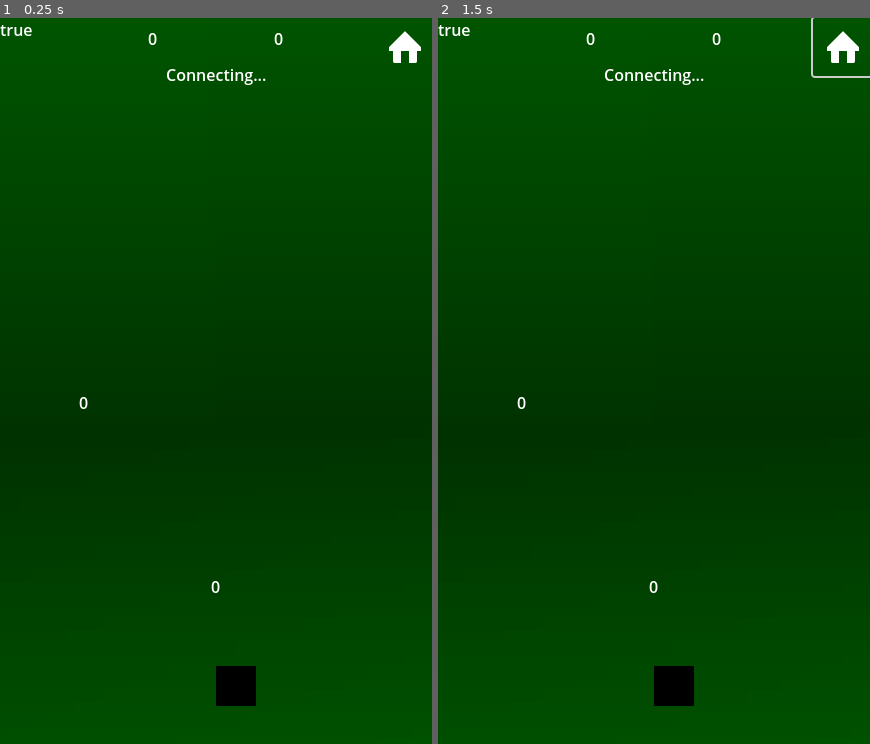
Above: before the commit, frames 1-2 (left to right).
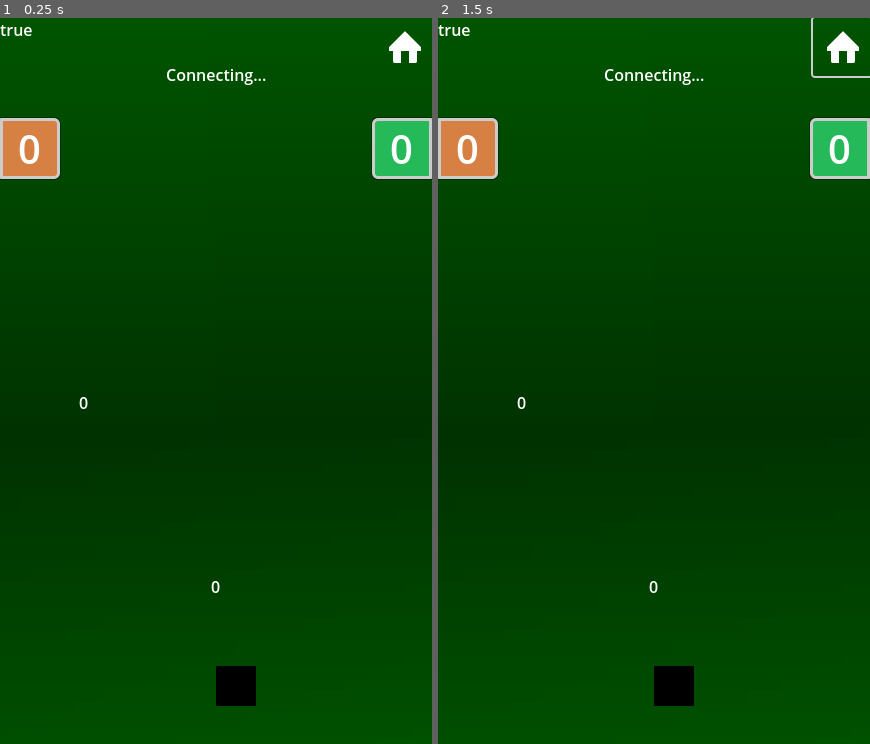
Above: after the commit, the same moments.

Repository: arian-nj/oldtix
Game: Godot game, scene res://GameContent/Scenes/Game/Hokm4/GameHokm4.tscn
Same seed, same stepped clock (60 frames per second), same inputs: the game is played once before the commit and once after it. This scene is started directly instead of the project's main scene.
Inputs (mouse positions are in pixels of both pictures, inside the frame that each line leads up to):
- Up to frame 1 (0.25 s): no input
- Up to frame 2 (1.5 s): click (844, 47) at 0.5 s; click (844, 47) at 1.25 s

The runs differ from the first frame. In frame 1, 2.4% of the frame differs, in the area x 0-100%, y 2-23%; in frame 2, 2.4%.
Error before the commit: Invalid access to property or key 'Auth_Token' on a base object of type 'Nil'. (res://GameContent/Netw/KatanaSocket.gd:21)
Error after the commit: Invalid access to property or key 'Auth_Token' on a base object of type 'Nil'. (res://GameContent/Netw/KatanaSocket.gd:43)

Commit message:
fix card draw bugs

Diff:
--- a/game/GameContent/Netw/KatanaSocket.gd
+++ b/game/GameContent/Netw/KatanaSocket.gd
@@ -1,12 +1,23 @@
 class_name KatanaSocket extends Node
 
 signal new_event(e:KEvent.Event)
+var pause :bool = true
+
+var events_queue:Array[KEvent.Event] = []
+
 # func _on_new_event(e:KEvent.Event)->void:
 # 	pass
 
 # WebSocket instance
 var socket:WebSocketPeer = WebSocketPeer.new()
 
+func hold_events()->void:
+	pause = true
+
+func open_events()->void:
+	pause = false
+	for e:KEvent.Event in events_queue:
+		_handle_event(e)
 
 # Sends an event through the WebSocket
 func send_event(event_type: String, event_data: String="") -> void:
@@ -14,6 +25,17 @@
 	event.type = event_type
 	event.data = event_data
 	socket.send_text(event.to_json())
+
+
+# Handles incoming events (to be extended)
+func _handle_event(event: KEvent.Event) -> void:
+	# print(event.type + " -- "+ KAccount._instance.MyAccount.username  + " -- " + event.data)
+	# print(" ")
+	if pause == true:
+		events_queue.append(event)
+	else:
+		new_event.emit(event)
+
 
 # Initializes the WebSocket connection
 func _ready() -> void:
@@ -51,12 +73,6 @@
 		else:
 			_handle_event(event)
 
-# Handles incoming events (to be extended)
-func _handle_event(event: KEvent.Event) -> void:
-	print(event.type + " -- " + event.data)
-	print(" ")
-	new_event.emit(event)
-
 # Handles the closed state
 func _handle_closed_state() -> void:
 	var code:int = socket.get_close_code()
@@ -68,7 +84,7 @@
 	if node_parent is SceneLevel:
 		var scene_parent:SceneLevel = node_parent
 		await  get_tree().create_timer(1).timeout
-		scene_parent.manager_change_scene.emit(SceneManger.Levels.MainMenu)
+		scene_parent.manager_change_scene.emit(SceneManager.Levels.MainMenu)
 
 func _notification(what: int) -> void:
 	if what == NOTIFICATION_APPLICATION_FOCUS_OUT:
--- a/game/GameContent/Scenes/Game/Card/card.gd
+++ b/game/GameContent/Scenes/Game/Card/card.gd
@@ -97,7 +97,6 @@
 	# pivot_offset = Vector2(0.0,0.0)
 
 func _on_button_down() -> void:
-	in_hand = false
 	start_choosed_pos = global_position
 	local_pos_on_press = self.get_local_mouse_position()
 	var old_z_index:int = self.z_index
--- a/game/GameContent/Scenes/Game/Card/drawn_cards.gd
+++ b/game/GameContent/Scenes/Game/Card/drawn_cards.gd
@@ -19,34 +19,74 @@
 @export var flip_card_dur:float = .075
 @export var two_card_dur:float = .075
 
+
 var cards:Array[Card] = []
 var tween:Tween
 var drawn:bool
 
 var isDrawn:bool = true
 
+
+
 @export var IsDrawnLabel: Label
 func _process(_delta: float) -> void:
 	IsDrawnLabel.text = str(isDrawn)
 
+var draw_queue :Array[Callable] = []
+
+@onready var timer := Timer.new()
+
 func _ready() -> void:
 	get_window().size_changed.connect(draw_cards)
+	timer.wait_time = .1
+	timer.timeout.connect(run_actions)
+	add_child(timer)
+	timer.start()
+
+
+func run_actions()->void:
+	# print("running action")
+	timer.timeout.disconnect(run_actions)
+	while draw_queue.size() > 0:
+		var action:Callable = draw_queue.pop_front()
+		# print("action => ",action)
+		action.call()
+	timer.timeout.connect(run_actions)
 
 func clear_cards()->void:
+	push_callback(
+		_clear_cards.bind()
+	)
+
+func _clear_cards()->void:
 	for c:Card in cards:
 		c.queue_free()
 	cards = []
 
+
+func remove_one_card(card:Card) -> void:
+	push_callback(
+		card.queue_free.bind()
+	)
+	push_callback(
+		draw_cards.bind()
+	)
+
+func push_callback(c:Callable)->void:
+	draw_queue.push_back(c)
+
+
 func new_cards_event(e:KEvent.Event)->void:
+	push_callback(_new_cards_event.bind(e))
+
+
+func _new_cards_event(e:KEvent.Event)->void:
 	var json_data:Variant = JSON.parse_string(e.data)
 	var cards_json:Variant = json_data["cards"]
 	for card_json:Variant in cards_json:
 		create_card(card_json["suit"],card_json["value"])
-	if tween and tween.is_running():
-		await tween.finished
-	while isDrawn == false:
-		await get_tree().create_timer(.1).timeout
-	draw_cards(from_middle.global_position)
+	draw_cards()
+	print("cards size is : ",cards.size())
 
 
 func create_card(suite:CardData.CardSuites,value:int)->void:
@@ -54,30 +94,28 @@
 	c.card_data = CardData.new()
 	c.card_data.suit = suite
 	c.card_data.value = value
+
 	add_child(c)
 	cards.append(c)
+
 	c.card_played.connect(_card_played)
 	c.not_inplace.connect(draw_cards)
-	# c.card_unplayed.connect(_card_unplayed)
-	# c.button_up.connect(func()->void:
-	# 	draw_cards()
-	# )
-
-# func _card_unplayed(card:Card)->void:
-# 	if card.in_hand:
-# 		print("undrawn ",isDrawn)
-# 		cards.append(card)
-# 		draw_cards.call_deferred()
-
-func draw_cards(from_pos: Vector2 = Vector2.ZERO) -> void:
+
+
+# func draw_cards(from_pos: Vector2 = Vector2.ZERO) -> void:
+func draw_cards() -> void:
+	push_callback(
+		_draw_cards.bind()
+	)
+
+func _draw_cards(_from_pos:= Vector2.ZERO) -> void:
 	if cards.is_empty():
 		return
 
 	isDrawn = false
 	sort_cards()
 
-	# Kill any running tween and create a new one with easing settings.
-	if tween and tween.is_running():
+	if tween and tween.is_running(): # Kill any running tween and create a new one with easing settings.
 		tween.kill()
 	tween = create_tween().set_ease(Tween.EASE_IN_OUT).set_trans(Tween.TRANS_CUBIC)
 
@@ -85,7 +123,7 @@
 	var deck_x_length: float = card_offset_x * cards.size() + cards[0].size.x
 	var x_offset: float = deck_x_length / 2.0
 
-	var notSortedCounter: int = 0
+	var newCardsCounter: int = 0
 
 	for i in range(cards.size()):
 		var card: Card = cards[i]
@@ -94,11 +132,6 @@
 		remove_child(card)
 		add_child(card)
 
-		# If drawing from the middle and the card isn't already in hand,
-		# set its starting position.
-		if from_pos == from_middle.global_position and not card.in_hand:
-			card.global_position = from_pos - card.size
-
 		# Compute the final position for this card.
 		var final_pos: Vector2 = _calculate_final_position(i, card, x_offset)
 
@@ -108,16 +141,16 @@
 
 		# If the card is new to the hand, animate it in with a delay.
 		if not card.in_hand:
-			delay = notSortedCounter * two_card_movment_dur
+			card.in_hand = true
+
+			card.global_position = from_middle.global_position - card.size
+			delay = newCardsCounter * two_card_movment_dur
+
 			# Capture the current counter value for the tween callback.
-			var currentCounter: int = notSortedCounter
-			notSortedCounter += 1
-
-			if from_pos == from_middle.global_position:
-				tween.finished.connect(func() -> void:
-					card.prespective3DShader.flip_y(flip_card_dur, currentCounter * two_card_dur, card.load_assets)
-				)
-			card.in_hand = true
+			var currentCounter: int = newCardsCounter
+			newCardsCounter += 1
+
+			card.prespective3DShader.flip_y(flip_card_dur, currentCounter * two_card_dur, card.load_assets)
 			tween.parallel().tween_property(card, "global_position", final_pos, movementDuration).set_delay(delay)
 
 		# If the card is already in hand and its final position has changed…
@@ -136,9 +169,9 @@
 # Helper function to calculate a card's final position.
 func _calculate_final_position(index: int, card: Card, x_offset: float) -> Vector2:
 	var pos: Vector2 = Vector2(card_offset_x * index, 0.0)
-	pos.y -= card.size.y / 2.0  # Center vertically.
-	pos.x -= x_offset       # Center horizontally.
-	pos += hand.global_position
+	pos.y -= card.size.y / 2.0 # Center the card vertically.
+	pos.x -= x_offset # Center horizontally.
+	pos += hand.global_position # Offset by the hand's global position.
 	return pos
 
 
@@ -149,7 +182,7 @@
 	in_deck_suites = []
 
 	for card:Card in cards:
-		if in_deck_suites.has(card.card_data.suit) == false:
+		if not in_deck_suites.has(card.card_data.suit):
 			in_deck_suites.append(card.card_data.suit)
 
 	if len(cards) <= 2:
@@ -207,9 +240,3 @@
 				sorted_array.append(black_suits[i])
 
 	return sorted_array
-
-
-
-
-func _on_re_draw_button_pressed() -> void:
-	draw_cards()
--- a/game/GameContent/Scenes/Game/Hokm4/GameHokm4.tscn
+++ b/game/GameContent/Scenes/Game/Hokm4/GameHokm4.tscn
@@ -27,6 +27,26 @@
 
 [sub_resource type="RectangleShape2D" id="RectangleShape2D_q6toe"]
 size = Vector2(94, 137)
+
+[sub_resource type="StyleBoxFlat" id="StyleBoxFlat_cf8qb"]
+bg_color = Color(0.145098, 0.72549, 0.352941, 1)
+border_width_left = 3
+border_width_top = 3
+border_width_right = 3
+border_width_bottom = 3
+corner_radius_top_left = 5
+corner_radius_bottom_left = 5
+shadow_size = 1
+
+[sub_resource type="StyleBoxFlat" id="StyleBoxFlat_dqa0s"]
+bg_color = Color(0.839107, 0.506758, 0.26099, 1)
+border_width_left = 3
+border_width_top = 3
+border_width_right = 3
+border_width_bottom = 3
+corner_radius_top_right = 5
+corner_radius_bottom_right = 5
+shadow_size = 1
 
 [node name="Hokm4Player" type="Control"]
 layout_mode = 3
@@ -169,43 +189,52 @@
 
 [node name="TrickScore" type="Control" parent="Table" node_paths=PackedStringArray("MyTeamLabel", "OtherTeamLabel", "table")]
 layout_mode = 1
-anchors_preset = 5
-anchor_left = 0.5
-anchor_right = 0.5
-offset_left = -83.0
-offset_right = 83.0
-offset_bottom = 40.0
-grow_horizontal = 2
+anchors_preset = 15
+anchor_right = 1.0
+anchor_bottom = 1.0
+grow_horizontal = 2
+grow_vertical = 2
+mouse_filter = 2
 script = ExtResource("6_do6i4")
-MyTeamLabel = NodePath("MyTeamLabel")
-OtherTeamLabel = NodePath("OtherTeamLabel")
+MyTeamLabel = NodePath("PanelContainer3/MyTeamLabel")
+OtherTeamLabel = NodePath("PanelContainer2/OtherTeamLabel")
 table = NodePath("..")
 
-[node name="MyTeamLabel" type="Label" parent="Table/TrickScore"]
+[node name="PanelContainer3" type="PanelContainer" parent="Table/TrickScore"]
 layout_mode = 1
 anchors_preset = 6
 anchor_left = 1.0
 anchor_top = 0.5
 anchor_right = 1.0
 anchor_bottom = 0.5
-offset_left = -40.0
-offset_top = -11.5
-offset_bottom = 11.5
+offset_left = -60.0
+offset_top = -284.0
+offset_bottom = -224.0
 grow_horizontal = 0
 grow_vertical = 2
+theme_override_styles/panel = SubResource("StyleBoxFlat_cf8qb")
+
+[node name="MyTeamLabel" type="Label" parent="Table/TrickScore/PanelContainer3"]
+layout_mode = 2
+theme_override_font_sizes/font_size = 40
 text = "0"
 horizontal_alignment = 1
 vertical_alignment = 1
 
-[node name="OtherTeamLabel" type="Label" parent="Table/TrickScore"]
+[node name="PanelContainer2" type="PanelContainer" parent="Table/TrickScore"]
 layout_mode = 1
 anchors_preset = 4
 anchor_top = 0.5
 anchor_bottom = 0.5
-offset_top = -11.5
-offset_right = 40.0
-offset_bottom = 11.5
-grow_vertical = 2
+offset_top = -284.0
+offset_right = 60.0
+offset_bottom = -223.0
+grow_vertical = 2
+theme_override_styles/panel = SubResource("StyleBoxFlat_dqa0s")
+
+[node name="OtherTeamLabel" type="Label" parent="Table/TrickScore/PanelContainer2"]
+layout_mode = 2
+theme_override_font_sizes/font_size = 40
 text = "0"
 horizontal_alignment = 1
 vertical_alignment = 1
--- a/game/GameContent/Scenes/Game/Hokm4/States/ChooseHokm.gd
+++ b/game/GameContent/Scenes/Game/Hokm4/States/ChooseHokm.gd
@@ -13,6 +13,7 @@
 	got_cards_time = 0
 	status_label.text = "Choose Hokm"
 	ws.new_event.connect(_on_new_event)
+	ws.open_events()
 
 	var hakem_player := table.game_data.players[table.game_data.current_trick.hakem_index]
 	# print("my account ",KAccount.MyAccount.id," hakem account id ",hakem_player.UserId)
@@ -31,6 +32,7 @@
 		if got_cards_time == 3:
 			Transition.emit(self,"game_turn")
 
+
 	elif e.type == KEvent.TYPE_GAME_DATA:
 		table.parse_game_data(e.data)
 		status_label.text = "Hokm Choosed"
@@ -41,6 +43,6 @@
 
 
 
-# only runs if
+# only runs if hakem panel is shown and hakem choosed hokm
 func _on_hokm_choosed(Hokm:CardData.CardSuites)->void:
 	ws.send_event(KEvent.TYPE_HOKM_CHOOSED,str(Hokm))
--- a/game/GameContent/Scenes/Game/Hokm4/States/MatchMaking.gd
+++ b/game/GameContent/Scenes/Game/Hokm4/States/MatchMaking.gd
@@ -8,12 +8,14 @@
 func Enter()->void:
 	status_label.text = "looking for opponent"
 	ws.new_event.connect(_on_new_event)
+	ws.open_events()
 	ws.send_event(KEvent.TYPE_MAKE_MATCH,"me")
 
 func _on_new_event(e:KEvent.Event)->void:
 	if e.type == KEvent.TYPE_MATCH_FOUND:
 		table.parse_game_data(e.data)
 		status_label.text = "waiting new trick"
+		ws.hold_events()
 		Transition.emit(self,"new_trick")
 
 
--- a/game/GameContent/Scenes/Game/Hokm4/States/NewTrickState.gd
+++ b/game/GameContent/Scenes/Game/Hokm4/States/NewTrickState.gd
@@ -8,12 +8,14 @@
 func Enter()->void:
 	status_label.text = "New Trick"
 	ws.new_event.connect(_on_new_event)
+	ws.open_events()
 	ws.send_event(KEvent.TYPE_MAKE_MATCH,"me")
 
 func _on_new_event(e:KEvent.Event)->void:
 	if e.type == KEvent.TYPE_NEW_TRICK:
 		table.parse_game_data(e.data)
 		status_label.text = "new trick"
+		ws.hold_events()
 		Transition.emit(self,"choose_hokm")
 
 
--- a/game/GameContent/Scenes/Game/Hokm4/States/game_turn.gd
+++ b/game/GameContent/Scenes/Game/Hokm4/States/game_turn.gd
@@ -9,12 +9,15 @@
 
 func Enter()->void:
 	ws.new_event.connect(_on_new_event)
+	ws.open_events()
 	table.CardPlayed.connect(_card_played)
 
 
 
 func Exit()->void:
+	ws.hold_events()
 	ws.new_event.disconnect(_on_new_event)
+	table.CardPlayed.disconnect(_card_played)
 
 
 
@@ -48,8 +51,8 @@
 		status_label.text = "Turn Ended"
 		table.parse_game_data(e.data)
 		if last_card_played != null:
-			last_card_played.queue_free()
-			table.drawer.draw_cards()
+			table.drawer.remove_one_card(last_card_played)
+
 
 	elif e.type == KEvent.TYPE_END_TRICK:
 		status_label.text = "Trick Ended"
--- a/game/GameContent/Scenes/Game/Hokm4/canvas_game_tic_2.gd
+++ b/game/GameContent/Scenes/Game/Hokm4/canvas_game_tic_2.gd
@@ -1,4 +1,4 @@
 extends SceneLevel
 
 func _on_home_button_pressed() -> void:
-	manager_change_scene.emit(SceneManger.Levels.MainMenu)
+	manager_change_scene.emit(SceneManager.Levels.MainMenu)
--- a/game/GameContent/Scenes/Loading/loading_canvas.gd
+++ b/game/GameContent/Scenes/Loading/loading_canvas.gd
@@ -5,4 +5,4 @@
 
 	if await KAccount._instance.RefetchME() == false:
 		print("can't get me")
-	manager_change_scene.emit(SceneManger.Levels.MainMenu)
+	manager_change_scene.emit(SceneManager.Levels.MainMenu)
--- a/game/GameContent/Scenes/MainMenu/main_menu_canvas.gd
+++ b/game/GameContent/Scenes/MainMenu/main_menu_canvas.gd
@@ -2,4 +2,4 @@
 
 
 func _on_play_tic_2_button_pressed() -> void:
-	manager_change_scene.emit(SceneManger.Levels.GameHokm4)
+	manager_change_scene.emit(SceneManager.Levels.GameHokm4)
--- a/game/GameContent/Scenes/SceneManager/scene_level_base.gd
+++ b/game/GameContent/Scenes/SceneManager/scene_level_base.gd
@@ -1,7 +1,6 @@
+extends Control
 class_name SceneLevel
-extends Control
 
-signal manager_change_scene(to_level:SceneManger.Levels)
 
 var level_parameters:Dictionary = {}
 
@@ -9,8 +8,9 @@
 	level_parameters = new_level_parameters
 
 func OnLoaded() -> void:
-	manager_change_scene.is_null()
 	pass
 
 func CleanUp() -> void:
 	queue_free()
+
+signal manager_change_scene(to_level:SceneManager.Levels)
--- a/game/GameContent/Scenes/SceneManager/scene_manager.gd
+++ b/game/GameContent/Scenes/SceneManager/scene_manager.gd
@@ -1,4 +1,5 @@
-class_name SceneManger extends Node
+extends Node
+class_name SceneManager
 
 @export var current_level:SceneLevel
 @export var anim :AnimationPlayer
--- a/game/PatchSystem/LoadPatchesScript.gd
+++ b/game/PatchSystem/LoadPatchesScript.gd
@@ -2,11 +2,16 @@
 
 @export var status_label:Label
 
-var server_status_url := "http://192.168.174.205:4444"
+var server_url := "http://192.168.174.205:4444"
 
-var DownloadLnk := "https://cgame.storage.c2.liara.space/patches/GameContentV_0.2.0.pck"
 func _ready() -> void:
-	download(DownloadLnk)
+	var version_string:String = await check_version()
+	if version_string == "":
+		print_debug("version is empty")
+		return
+	print(version_string)
+
+	download("https://cgame.storage.c2.liara.space/patches/dev/GameContentV_"+version_string+".pck")
 
 func download(link:String)->void:
 	var http := HTTPRequest.new()
@@ -36,15 +41,15 @@
 		print_debug("failed to load scene")
 
 
-func check_version() -> void:
+func check_version() -> String:
 	var http_req_node:HTTPRequest = HTTPRequest.new()
 	self.add_child(http_req_node)
 
-	var err := http_req_node.request(server_status_url,PackedStringArray(),HTTPClient.METHOD_GET)
+	var err := http_req_node.request(server_url+"/version",PackedStringArray(),HTTPClient.METHOD_GET)
 
 	if err != OK:
 		print_debug("here1")
-		return
+		return ""
 
 	var response:Variant = await http_req_node.request_completed
 	http_req_node.queue_free()
@@ -57,7 +62,7 @@
 	if response_code != HTTPClient.RESPONSE_OK:
 		print_debug(response_code)
 		print_debug("here2")
-		return
+		return ""
 
 	# var _headers = response[2] # <-- not used
 
@@ -66,5 +71,6 @@
 	var nj := JSON.new()
 	if nj.parse(body_string) != OK:
 		print_debug("can't parse")
-		return
-	# var version_string:String =  nj.data.get("version")
+		return ""
+	var version_string:String =  nj.data.get("version")
+	return version_string
Not shown: 2 places in game/GameContent/Scenes/Game/Hokm4/GameHokm4.tscn that only renumber resources
Not shown, changed: game/export_presets.cfg
Not shown, changed: CardVault/.obsidian/workspace.json
Not shown, changed: CardVault/CardGame/Game Flow Chart.md
Not shown, changed: CardVault/CardGame/TO DO Card.md
Not shown, changed: CardVault/CardGame/V 1.0.0.md
Not shown, changed: backend/cmd/hokm4/main.go
Not shown, changed: backend/cmd/user/http_handlers.go
Not shown, changed: backend/cmd/user/main.go
Not shown, changed: backend/cmd/user/routes.go
Not shown, changed: backend/db/schema.sql
Not shown, changed: backend/db/version_query.sql
(and 5 more such lines)
